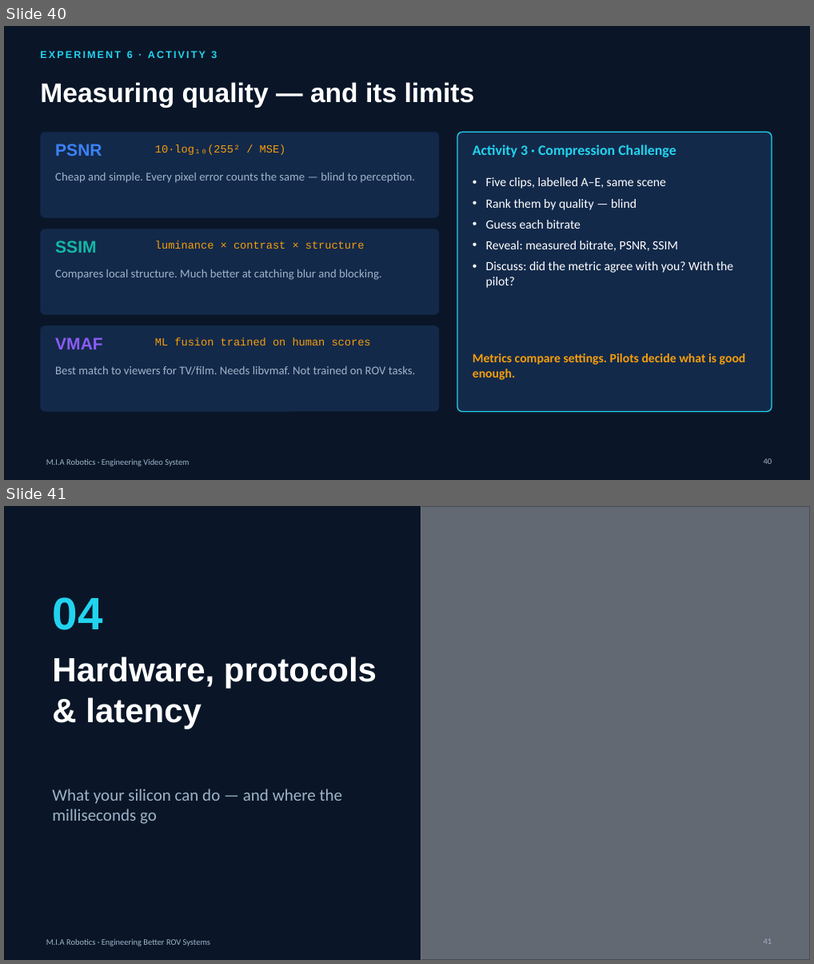
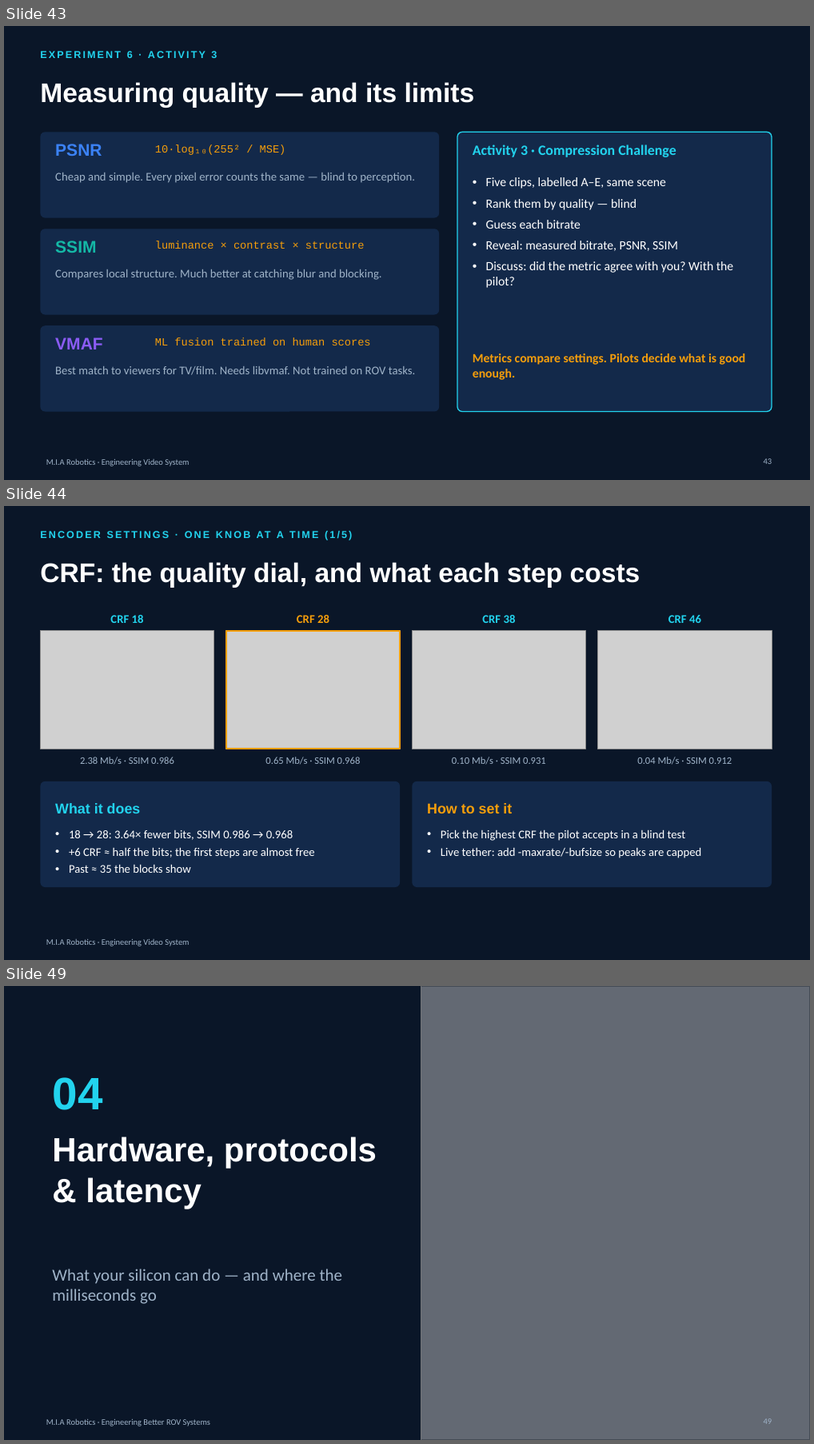
Before and after one commit to YoussefAbbas2001/video-streaming, a slide deck: presentation/MIA_Video_Streaming.pptx. Shown one above the other, each under a label of ours: slides 40 and 41 before the commit, slides 43, 44 and 49 after it; the slides between them are not shown. The pictures are 814x964 and 814x1444 pixels, drawn with LibreOffice and Linux fonts; fonts in the diff are those of the drawing; grey boxes stand for pictures; background and template pictures are left out. Boxes give left, top, right and bottom in pixels: in the first picture for what was removed or moved away, otherwise in the second. Text is boxed around its words. In the diff, an @@ line names an element or a change of style, - is before the commit and + after.

```diff
--- a/presentation/MIA_Video_Streaming.pptx
+++ b/presentation/MIA_Video_Streaming.pptx
@@ slide 44 added at bbox=[4, 506, 810, 960], background #0A1628; not listed: 1 template element that a slide beside it also shows @@
@@ text added at bbox=[257, 531, 347, 538], 12 pt, text #22D3EE, bold @@
+ENCODER SETTINGS · ONE KNOB AT A TIME (1/5)
@@ title added at bbox=[40, 562, 641, 588], 32 pt, text #FFFFFF, bold @@
+CRF: the quality dial, and what each step costs
@@ text added at bbox=[110, 615, 144, 623], 14 pt, text #22D3EE, bold @@
+CRF 18
@@ text added at bbox=[297, 615, 330, 623], 14 pt, text #F59E0B, bold @@
+CRF 28
@@ text added at bbox=[482, 615, 516, 623], 14 pt, text #22D3EE, bold @@
+CRF 38
@@ text added at bbox=[669, 615, 702, 623], 14 pt, text #22D3EE, bold @@
+CRF 46
@@ picture added at bbox=[40, 631, 214, 748] @@
@@ picture added at bbox=[226, 631, 400, 748] @@
@@ rectangle added at bbox=[226, 631, 400, 748], outline #F59E0B 2 pt @@
@@ picture added at bbox=[412, 631, 586, 748] @@
@@ picture added at bbox=[598, 631, 772, 748] @@
@@ text added at bbox=[80, 756, 174, 764], 12 pt, text #9FB3C8 @@
+2.38 Mb/s · SSIM 0.986
@@ text added at bbox=[266, 756, 361, 764], 12 pt, text #9FB3C8 @@
+0.65 Mb/s · SSIM 0.968
@@ text added at bbox=[452, 756, 546, 764], 12 pt, text #9FB3C8 @@
+0.10 Mb/s · SSIM 0.931
@@ text added at bbox=[638, 756, 733, 764], 12 pt, text #9FB3C8 @@
+0.04 Mb/s · SSIM 0.912
@@ rounded rectangle added at bbox=[40, 781, 400, 887], fill #13294A @@
@@ rounded rectangle added at bbox=[412, 781, 772, 887], fill #13294A @@
@@ text added at bbox=[55, 803, 141, 813], 17 pt, text #22D3EE, bold @@
+What it does
@@ text added at bbox=[427, 803, 512, 813], 17 pt, text #F59E0B, bold @@
+How to set it
@@ text added at bbox=[69, 830, 315, 872], 14 pt, text #FFFFFF @@
+• 18 → 28: 3.64× fewer bits, SSIM 0.986 → 0.968
+• +6 CRF ≈ half the bits; the first steps are almost free
+• Past ≈ 35 the blocks show
@@ text added at bbox=[441, 829, 702, 858], 14 pt, text #FFFFFF @@
+• Pick the highest CRF the pilot accepts in a blind test
+• Live tether: add -maxrate/-bufsize so peaks are capped
@@ what was slide 40 is now slide 43 @@
@@ page number at bbox=[764, 458, 773, 464]: text changed @@
-40
+43
@@ what was slide 41 is now slide 49 @@
@@ page number at bbox=[764, 1418, 773, 1424]: text changed @@
-41
+49
```
Also in this commit, not shown: 7 other slides added, 16 other files.
